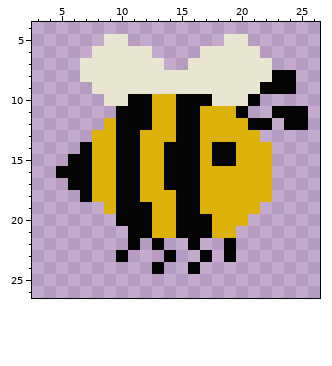
Edited in one commit: pixel-art sprite (MovableSpriteAnimation/res/apm/bee_right_5.png). Above is the file before it was changed.
The file is 32x32 pixels. Colours within 5 levels of each other are drawn and written as one. Shown: x 3..26, y 4..26.
Once edited:
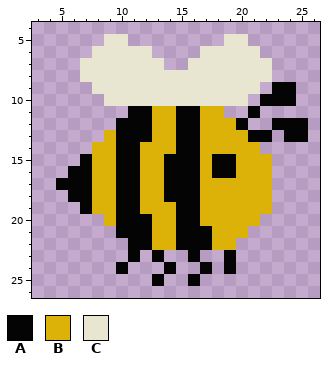
Palette (. is transparent): A #040404  B #ddb208  C #e8e6d0
Change:
Changed rows in their new state; - is an unchanged pixel.
first column x 5:
 8 ------------------..-
 9 -----------------.---
10 ------CCCCCCC---.AAA-
11 -----.--------..A-...
12 ----.----------A..A--
13 ---.---A--------AA-AA
14 --.------B---BB--.---
15 -.-------------------
16 .------------AA------
17 A--------------------
18 -A-------A-----------
19 --AB---B---------B---
20 ----B-------B---B----
21 -----A---------B-----
22 -------ABBA-ABB------
23 -----.A-A.-A.--------
24 -----A--.A-.A-A------
25 --------A--A---------
